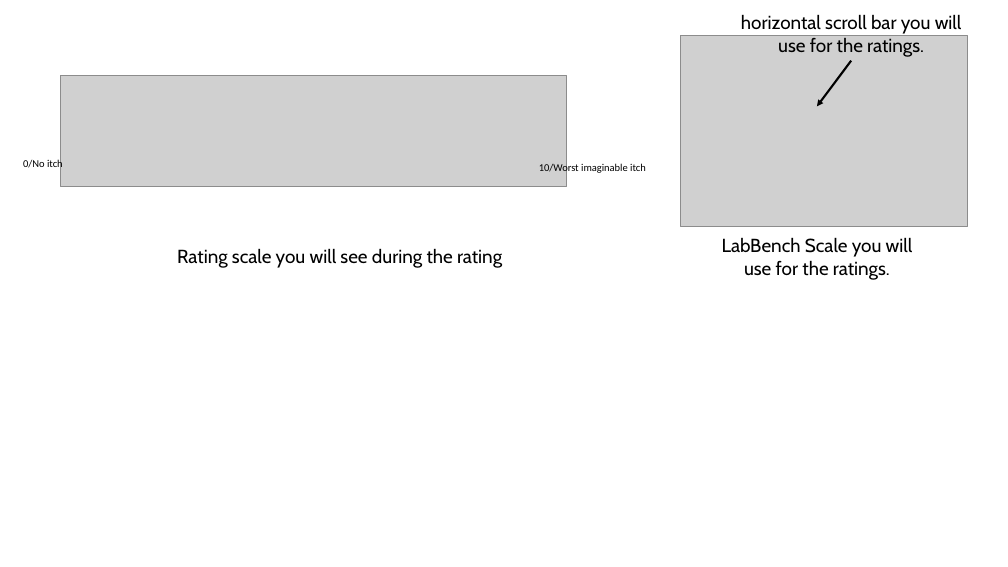
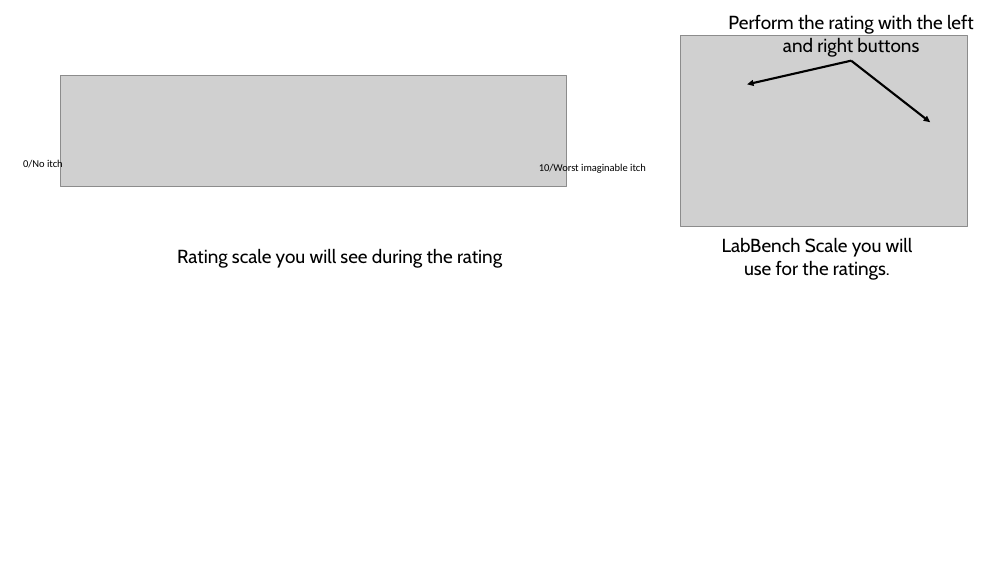
Before and after one commit to LabBench-Society/Protocols, a slide deck: slide 1 of docs/alloknesisDemo/Illustrations.pptx. Drawn at 1008x567 pixels with LibreOffice and Linux fonts; fonts in the diff are those of the drawing; grey boxes stand for pictures. Boxes give left, top, right and bottom in pixels: in the first picture for what was removed or moved away, otherwise in the second. Text is boxed around its words. In the diff, an @@ line names an element or a change of style, - is before the commit and + after.

```diff
--- a/docs/alloknesisDemo/Illustrations.pptx
+++ b/docs/alloknesisDemo/Illustrations.pptx
@@ text at [728, 14, 974, 57]: text changed @@
-horizontal scroll bar you will use for the ratings.
+Perform the rating with the left and right buttons
@@ arrow moved from (851, 60) - (817, 107) to (851, 60) - (747, 85) @@
@@ arrow added from (851, 60) to (930, 123), #000000 2 pt @@
```
Also in this commit, not shown: 2 other slides changed, 10 other files.
